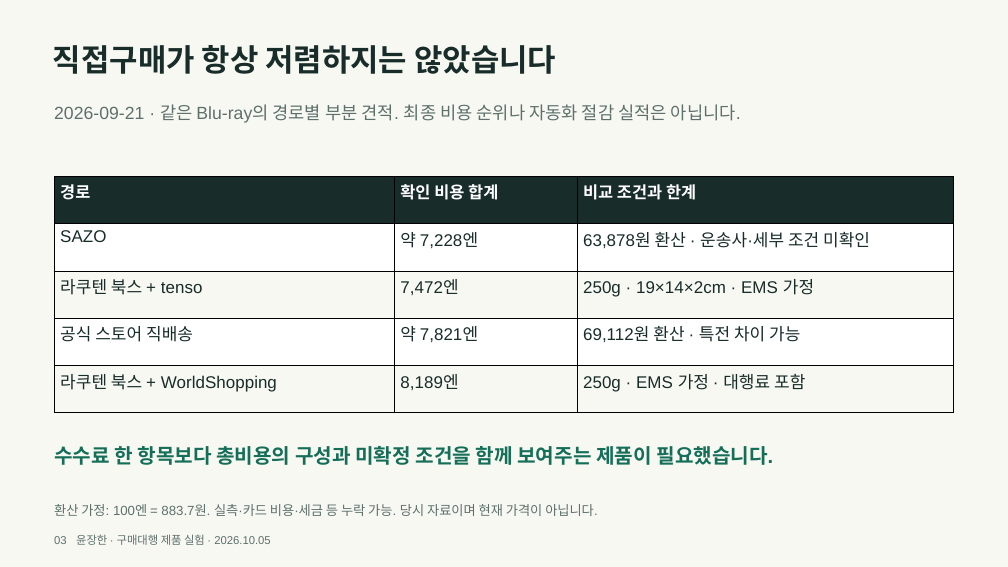
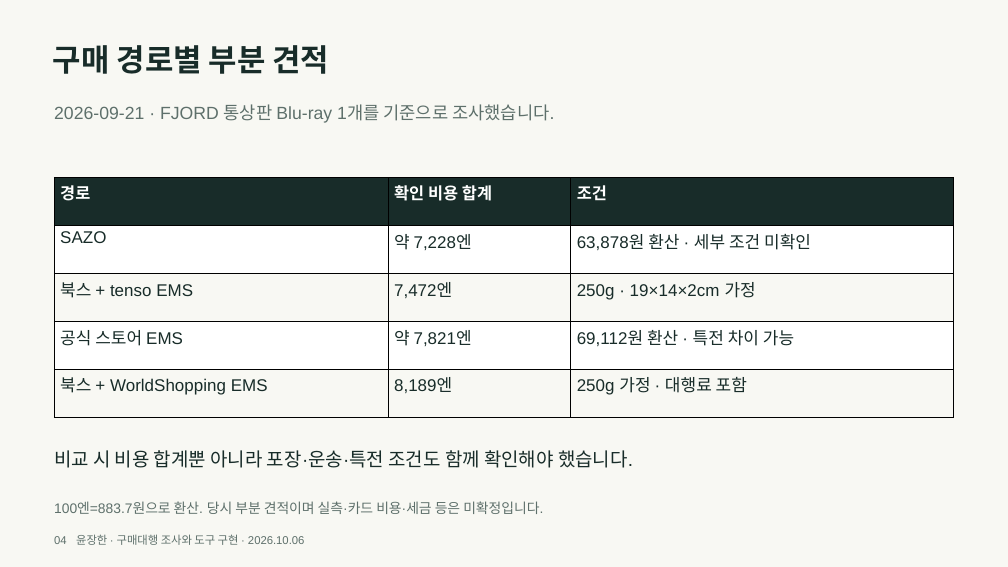
Before and after one commit to y00nZZang/crossborder-purchase-agent, a slide deck: slide 4 of portfolio/crossborder-portfolio.pptx (slide 3 before the commit). Drawn at 1008x567 pixels with LibreOffice and Linux fonts; fonts in the diff are those of the drawing. Boxes give left, top, right and bottom in pixels: in the first picture for what was removed or moved away, otherwise in the second. Text is boxed around its words. In the diff, an @@ line names an element or a change of style, - is before the commit and + after.

```diff
--- a/portfolio/crossborder-portfolio.pptx
+++ b/portfolio/crossborder-portfolio.pptx
@@ text at bbox=[53, 45, 330, 74]: text changed @@
-직접구매가 항상 저렴하지는 않았습니다
+구매 경로별 부분 견적
@@ text at bbox=[54, 104, 554, 123]: text changed @@
-2026-09-21 · 같은 Blu-ray의 경로별 부분 견적. 최종 비용 순위나 자동화 절감 실적은 아닙니다.
+2026-09-21 · FJORD 통상판 Blu-ray 1개를 기준으로 조사했습니다.
@@ table at bbox=[54, 178, 954, 417] @@
-row 1, column 3: 비교 조건과 한계
+row 1, column 3: 조건
-row 2, column 3: 63,878원 환산 · 운송사·세부 조건 미확인
+row 2, column 3: 63,878원 환산 · 세부 조건 미확인
-row 3, column 1: 라쿠텐 북스 + tenso
+row 3, column 1: 북스 + tenso EMS
-row 3, column 3: 250g · 19×14×2cm · EMS 가정
+row 3, column 3: 250g · 19×14×2cm 가정
-row 4, column 1: 공식 스토어 직배송
+row 4, column 1: 공식 스토어 EMS
-row 5, column 1: 라쿠텐 북스 + WorldShopping
+row 5, column 1: 북스 + WorldShopping EMS
-row 5, column 3: 250g · EMS 가정 · 대행료 포함
+row 5, column 3: 250g 가정 · 대행료 포함
@@ text at bbox=[54, 450, 633, 468]: text changed; size 24 to 22.5 pt; text colour #156E58 to #182C29; bold off @@
-수수료 한 항목보다 총비용의 구성과 미확정 조건을 함께 보여주는 제품이 필요했습니다.
+비교 시 비용 합계뿐 아니라 포장·운송·특전 조건도 함께 확인해야 했습니다.
@@ text at bbox=[54, 501, 543, 514]: text changed; size 15.8 to 16.5 pt @@
-환산 가정: 100엔 = 883.7원. 실측·카드 비용·세금 등 누락 가능. 당시 자료이며 현재 가격이 아닙니다.
+100엔=883.7원으로 환산. 당시 부분 견적이며 실측·카드 비용·세금 등은 미확정입니다.
@@ text at bbox=[54, 534, 304, 545]: text changed @@
-03 윤장한 · 구매대행 제품 실험 · 2026.10.05
+04 윤장한 · 구매대행 조사와 도구 구현 · 2026.10.06
```
Also in this commit, not shown: 8 other slides changed, 3 slides added, 4 slides removed, 3 other files.
